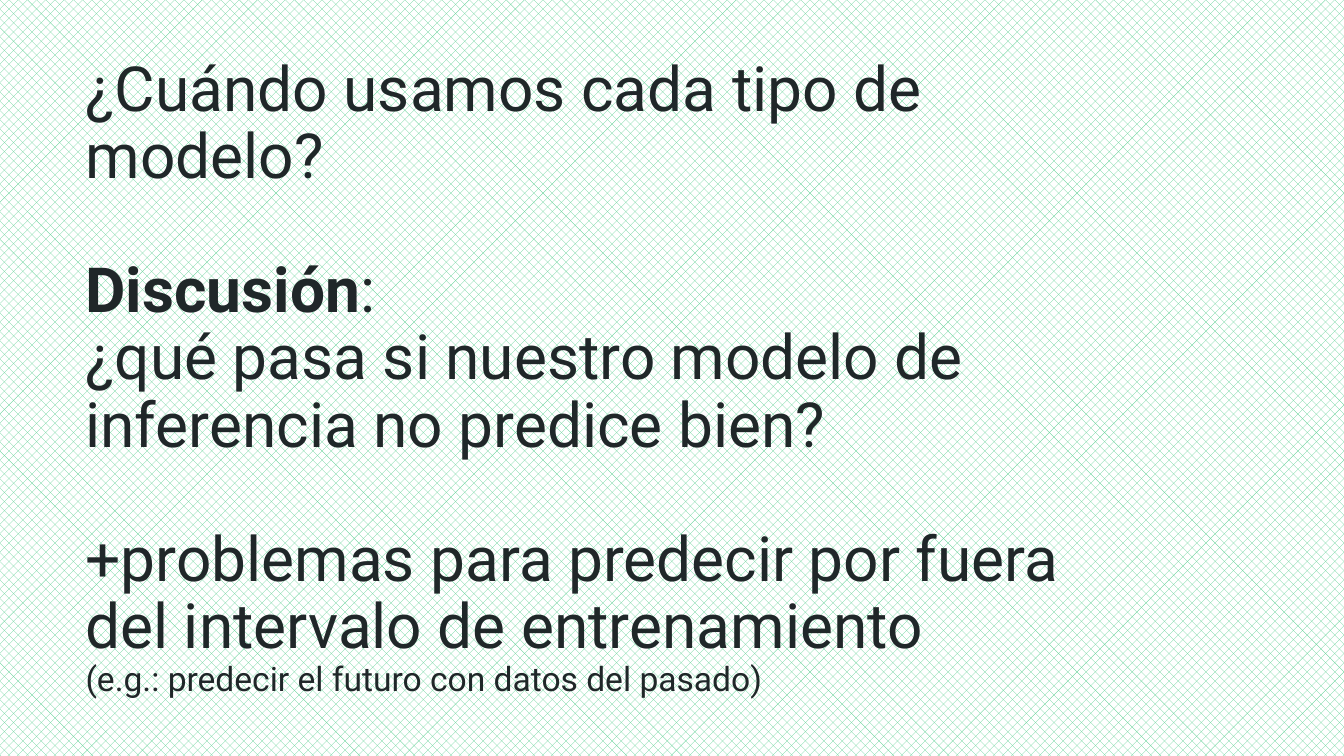
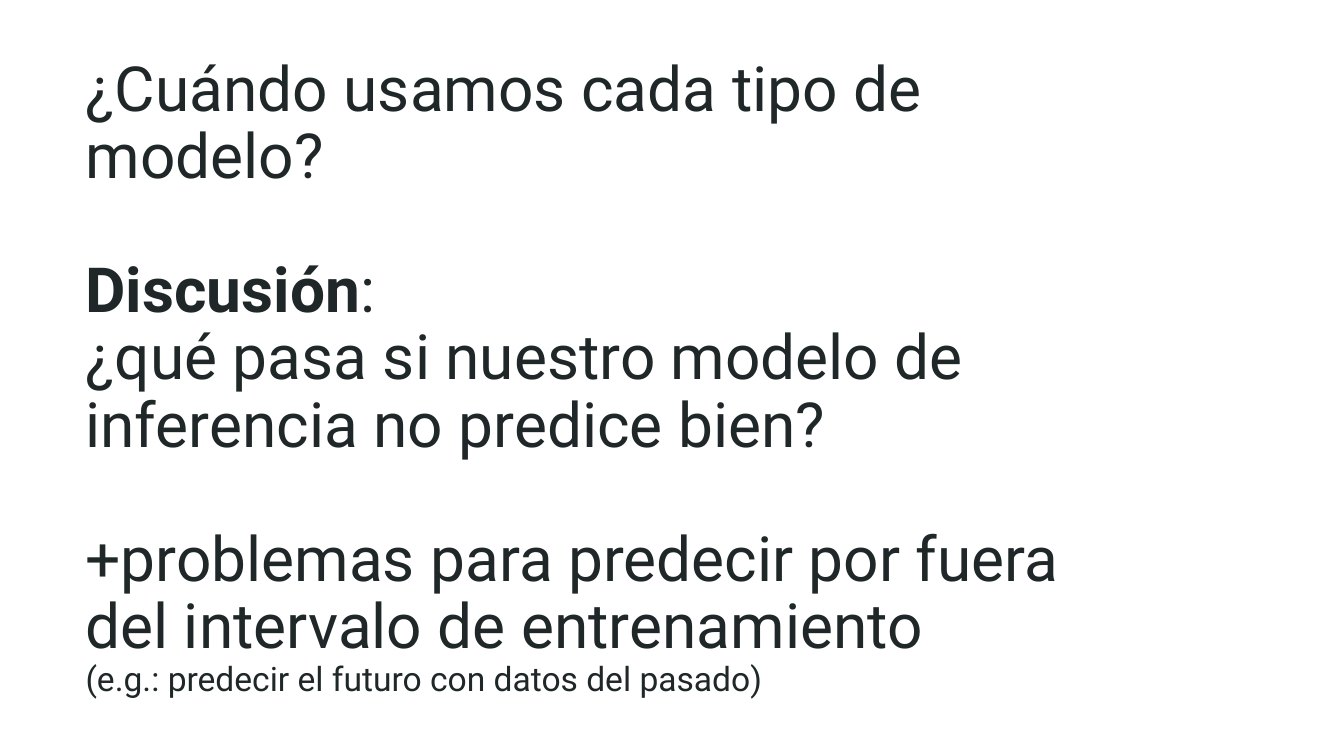
Before and after one commit to DCSCyHD/2023_modulo_3, a slide deck: slide 19 of clase1/teorica_1.pptx (slide 16 before the commit). Drawn at 1344x756 pixels with LibreOffice and Linux fonts; fonts in the diff are those of the drawing. Boxes give left, top, right and bottom in pixels: in the first picture for what was removed or moved away, otherwise in the second. Text is boxed around its words. In the diff, an @@ line names an element or a change of style, - is before the commit and + after.

```diff
--- a/clase1/teorica_1.pptx
+++ b/clase1/teorica_1.pptx
@@ background pattern #63D297 on #FFFFFF to #FFFFFF @@
```
Also in this commit, not shown: 5 other slides changed, 5 slides added, 2 slides removed, 1 other file.
